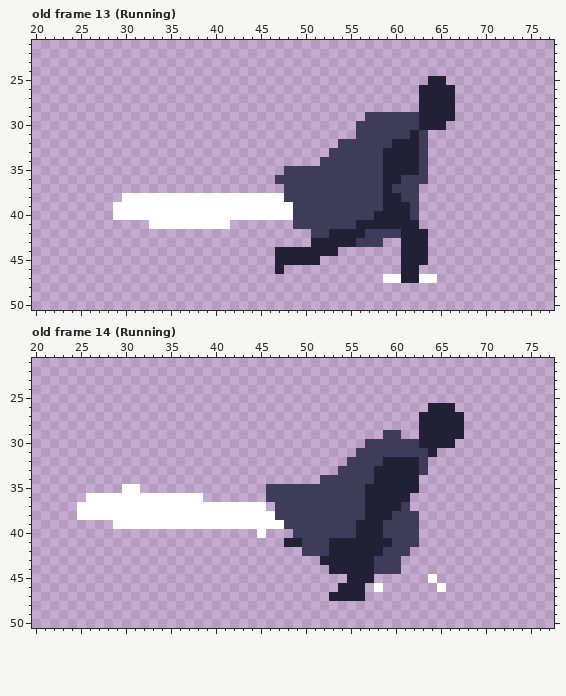
Two states of a pixel-art file, player/player_animations.aseprite. This is how it looked before the edit.
112x63 pixels, 19 frames. Shown: old frame 13 (Running): x 20..77, y 21..50; old frame 14 (Running): x 20..77, y 21..50. The commit also changed other frames, which this record leaves out.
And afterwards:
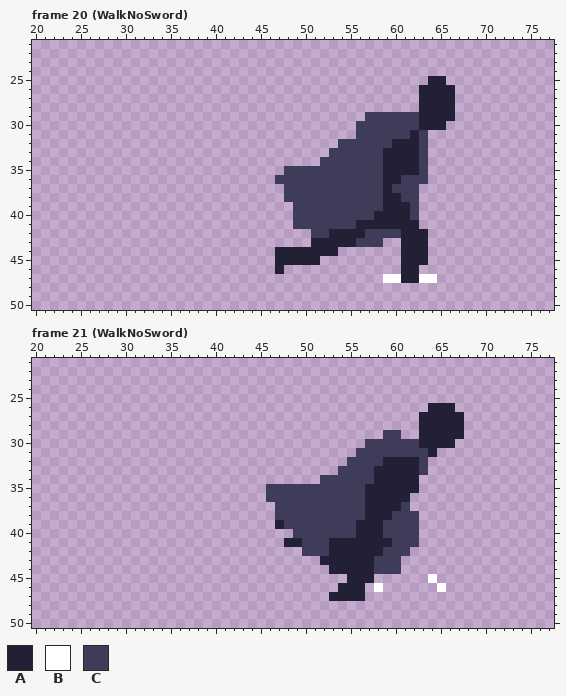
Palette (. is transparent): A #222034  B #ffffff  C #3f3c5a
A new or re-ordered frame is compared with the old frame closest to it.
Change:
frames 19 -> 29
Frame 20 (WalkNoSword) is new; against old frame 13 (Running), layer "Sword":
Colour B is gone in row 38 at x 30 to 47; in rows 39 to 40 at x 29 to 48; in row 41 at x 33 to 41.
Frame 21 (WalkNoSword) is new; against old frame 14 (Running), layer "Sword":
Colour B becomes colour A in row 39 at x 47.
Colour B is gone in row 35 at x 30 to 31; in row 36 at x 26 to 38; in row 37 at x 25 to 45; in row 38 at x 25 to 46; in row 39 at x 29 to 46; in row 40 at x 45.
Boxes around the changes in both pictures, in picture pixels (x1, y1, x2, y2):
erased: (113, 193, 293, 229)
changed: (77, 484, 284, 538)
